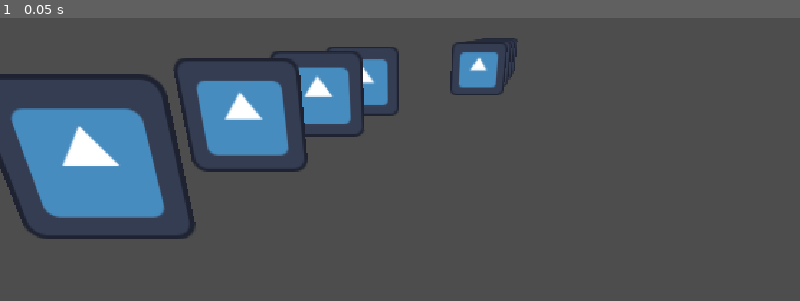
Above: before the commit, frame 1.
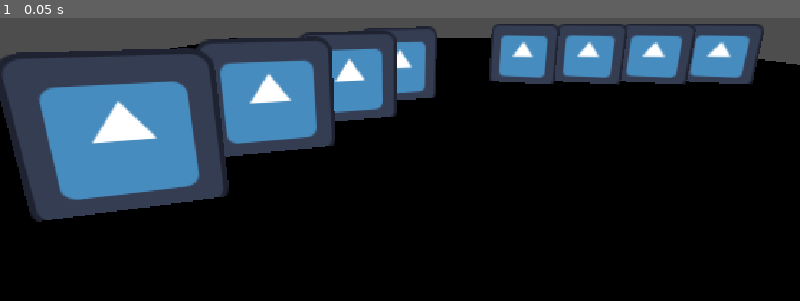
Above: after the commit, the same moment.

Repository: dylanbank/west-fae
Game: Godot game, scene res://hunts/battle.tscn
The game is run twice, just before and just after one commit, with the same random seed, the same clock (stepped at 60 frames per second) and the same inputs. The engine's default icon, where the game draws it, is replaced by a stand-in: a white triangle on a blue panel in a dark square.
Inputs:
- Up to frame 1 (0.05 s): no input

The runs differ from the first frame. In frame 1, 81% of the frame differs, in the area x 0-100%, y 2-100%.
Error after the commit: Parse Error: Expected indented block after function declaration. (res://hunts/battle_manager.gd:6)

Commit message:
character and ability resources

Diff:
--- /dev/null
+++ b/west-fae/characters/abilities/ability_res.gd
@@ -0,0 +1,15 @@
+extends Resource
+class_name AbilityResource
+
+@export var name : String
+@export var projectile : bool
+@export var icon_texture : Texture2D
+@export_enum("ClassStaple", "ClassOption", "AnyClass") var ability_slot : String
+@export_enum("Gunslinger") var ability_class : String
+@export var ally_targetting : bool
+@export var effect_texture: Texture2D
+@export var affected_pips : Array[int]
+
+@export var status_to_apply : StatusResource
+@export var flat_damage : float
+@export var percent_damage : float
--- /dev/null
+++ b/west-fae/characters/character_res.gd
@@ -0,0 +1,16 @@
+extends Resource
+class_name CharacterResource
+
+@export var name : String
+@export var sprite : Texture2D
+@export var base_health : float
+@export var base_damage : float
+
+@export var strength : float
+@export var dexterity : float
+@export var constitution : float
+@export var intelligence : float
+@export var wisdom : float
+@export var charisma : float
+
+@export var abilities : Array[AbilityResource]
--- /dev/null
+++ b/west-fae/characters/hunters/harry/harry.tres
@@ -0,0 +1,11 @@
+[gd_resource type="Resource" script_class="HunterResource" format=3 uid="uid://dsdpwx53xa1cr"]
+
+[ext_resource type="Script" uid="uid://cqta4g038q3r0" path="res://characters/hunters/hunter_res.gd" id="1_y7djs"]
+[ext_resource type="Texture2D" uid="uid://chnlhq6y21n4n" path="res://icon.svg" id="2_gi4ot"]
+
+[resource]
+script = ExtResource("1_y7djs")
+name = "Harry"
+sprite = ExtResource("2_gi4ot")
+base_health = 30.0
+metadata/_custom_type_script = "uid://cqta4g038q3r0"
--- /dev/null
+++ b/west-fae/characters/hunters/hunter_res.gd
@@ -0,0 +1,2 @@
+extends CharacterResource
+class_name HunterResource
--- a/west-fae/characters/wf_character.gd
+++ b/west-fae/characters/wf_character.gd
@@ -1,10 +1,10 @@
 extends CharacterBody3D
 class_name WFCharacter
 
-@export var class_type : Variant # replace data type with class_type resource
-@export var health : float
-@export var damage : float
-@export var statuses_override : Array[Variant] # for testing. replace data type with status resource/node
-@export var abilities_override : Array[Variant] # for testing. replace data type with ability resource/node
-
-var statuses : Array[Variant]
+#@export var class_type : Variant # replace data type with class_type resource
+#@export var health : float
+#@export var damage : float
+#@export var statuses_override : Array[Variant] # for testing. replace data type with status resource/node
+#@export var abilities_override : Array[Variant] # for testing. replace data type with ability resource/node
+#
+#var statuses : Array[Variant]
--- a/west-fae/hunts/battle.tscn
+++ b/west-fae/hunts/battle.tscn
@@ -1,7 +1,8 @@
 [gd_scene format=3 uid="uid://nwculwc1d4n7"]
 
 [ext_resource type="PackedScene" uid="uid://b8kbvctyxdb25" path="res://hunts/battle_group/battle_group.tscn" id="1_h3v6m"]
-[ext_resource type="PackedScene" uid="uid://d131vrvvloyu0" path="res://characters/hunters/Harry.tscn" id="2_hlv50"]
+[ext_resource type="Script" uid="uid://b8wypto2gwd30" path="res://hunts/battle_manager.gd" id="1_hlv50"]
+[ext_resource type="PackedScene" uid="uid://d131vrvvloyu0" path="res://characters/hunters/harry/Harry.tscn" id="2_hlv50"]
 
 [sub_resource type="BoxMesh" id="BoxMesh_6sj1v"]
 size = Vector3(20, 1, 20)
@@ -11,10 +12,13 @@
 
 [node name="Battle" type="Node3D" unique_id=1382295604]
 
+[node name="BattleManager" type="Node" parent="." unique_id=753362522]
+script = ExtResource("1_hlv50")
+
 [node name="BattleGroup" parent="." unique_id=1305349365 instance=ExtResource("1_h3v6m")]
 transform = Transform3D(1, 0, 0, 0, 1, 0, 0, 0, 1, -2, 0.43, 3.8021507)
-group_area_size = Vector2(1.5, 2.5)
-character_tilt = 30.0
+group_area_size = Vector2(2, 3)
+character_tilt = 15.0
 
 [node name="Harry4" parent="BattleGroup" unique_id=859029265 instance=ExtResource("2_hlv50")]
 
@@ -25,9 +29,9 @@
 [node name="Harry" parent="BattleGroup" unique_id=2093862954 instance=ExtResource("2_hlv50")]
 
 [node name="BattleGroup2" parent="." unique_id=338971663 instance=ExtResource("1_h3v6m")]
-transform = Transform3D(1, 0, 0, 0, 1, 0, 0, 0, 1, 2, 0.43, 0)
-group_area_size = Vector2(1.5, 2.5)
-character_tilt = -30.0
+transform = Transform3D(1, 0, 0, 0, 1, 0, 0, 0, 1, 3.5, 0.43, 1)
+group_area_size = Vector2(4, 0)
+character_tilt = -15.0
 enemies = true
 
 [node name="Harry4" parent="BattleGroup2" unique_id=1892091333 instance=ExtResource("2_hlv50")]
@@ -42,12 +46,11 @@
 transform = Transform3D(1, 0, 0, 0, 1, 0, 0, 0, 1, 0, -0.5, 0)
 
 [node name="MeshInstance3D" type="MeshInstance3D" parent="Floor" unique_id=1796795815]
-visible = false
 mesh = SubResource("BoxMesh_6sj1v")
 
 [node name="CollisionShape3D" type="CollisionShape3D" parent="Floor" unique_id=1382417655]
 shape = SubResource("BoxShape3D_6sj1v")
 
 [node name="Camera3D" type="Camera3D" parent="." unique_id=1979764481]
-transform = Transform3D(1, 0, 0, 0, 0.97951615, 0.20136568, 0, -0.20136568, 0.97951615, -0.592, 1.483, 7.3)
-fov = 90.0
+transform = Transform3D(1, 0, 0, 0, 0.97951615, 0.20136568, 0, -0.20136568, 0.97951615, -1, 1.483, 7.5)
+fov = 70.0
--- a/west-fae/hunts/battle_group/battle_group.gd
+++ b/west-fae/hunts/battle_group/battle_group.gd
@@ -1,8 +1,10 @@
 extends Node3D
+class_name BattleGroup
 
-@export var group_area_size : Vector2
+@export var group_area_size : Vector2 = Vector2(0,0)
 @export var character_tilt : float
 @export var enemies : bool
+@export var standing_slots : int = 4
 
 var character_group : Array[WFCharacter]
 
@@ -10,7 +12,7 @@
 func _ready() -> void:
 	#var temp : Array[WFCharacter]
 	character_group.assign(self.get_children())
-
+	print(enemies)
 	#var lowest_range : int = 5
 	#var char_to_add : WFCharacter
 	#var char_to_add_i : int = 999
@@ -19,14 +21,33 @@
 			#if temp[i].range < lowest_range:
 				#lowest_range = temp[i].range
 
-	var character_count : float = character_group.size()
+	if character_group.size() > 0:
+		for character : WFCharacter in character_group:
+			character.rotate_y(deg_to_rad(character_tilt))
+		if character_group.size()> 1:
+			var x_increment : float = group_area_size.x/(standing_slots-1)
+			var z_increment : float = group_area_size.y/(standing_slots-1)
+			for i : int in character_group.size():
+				print(character_group[i])
 
-	if character_count > 0:
-		#for character : WFCharacter in character_group:
-			#character.rotate_y(deg_to_rad(character_tilt))
-		if character_count > 1:
-			var x_increment : float = group_area_size.x/(character_count-1)
-			var z_increment : float = group_area_size.y/(character_count-1)
+				var x_direction : float = standing_slots-i-1
+				var z_direction : float = i
+				if enemies:
+					x_direction = i
+					z_direction = standing_slots-i-1
 
-			for i : int in character_group.size():
-				character_group[i].position = Vector3((x_increment*i)-(group_area_size.x/2), 0, (z_increment*(character_count-i))-(group_area_size.y/2))
+
+				var x_offset : float = 0.0
+				if(group_area_size.x != 0):
+					x_offset = (x_increment*x_direction)-(group_area_size.x/2)
+
+				var z_offset : float = 0.0
+				if(group_area_size.y != 0):
+					z_offset = (z_increment*z_direction)-(group_area_size.y/2)
+
+				# (1 * 0 - 1.5) = -1.5
+				# (1 * 1 - 1.5) = -0.5
+				# (1 * 2 - 1.5) = 0.5
+				# (1 * 3 - 1.5) = 1.5
+				character_group[i].position = Vector3(x_offset, 0, z_offset)
+				print(character_group[i].position)
--- /dev/null
+++ b/west-fae/hunts/battle_manager.gd
@@ -0,0 +1,6 @@
+extends Node
+
+@export var hunters : Array[Hunter]
+@export var enemies : Array[Enemy]
+
+func _ready() -> void:
--- /dev/null
+++ b/west-fae/hunts/statuses/status_res.gd
@@ -0,0 +1,7 @@
+extends Resource
+class_name StatusResource
+
+@export var turn_life : int
+@export var status_icon : Texture2D
+@export var o_damage_mult : float = 1
+@export var i_damage_mult : float = 1
Not shown, added: west-fae/characters/abilities/ability_res.gd.uid
Not shown, added: west-fae/characters/character_res.gd.uid
Renamed: west-fae/characters/hunters/Harry.tscn -> west-fae/characters/hunters/harry/Harry.tscn
Not shown, added: west-fae/characters/hunters/hunter_res.gd.uid
Not shown, added: west-fae/hunts/battle_manager.gd.uid
Not shown, added: west-fae/hunts/statuses/status_res.gd.uid
